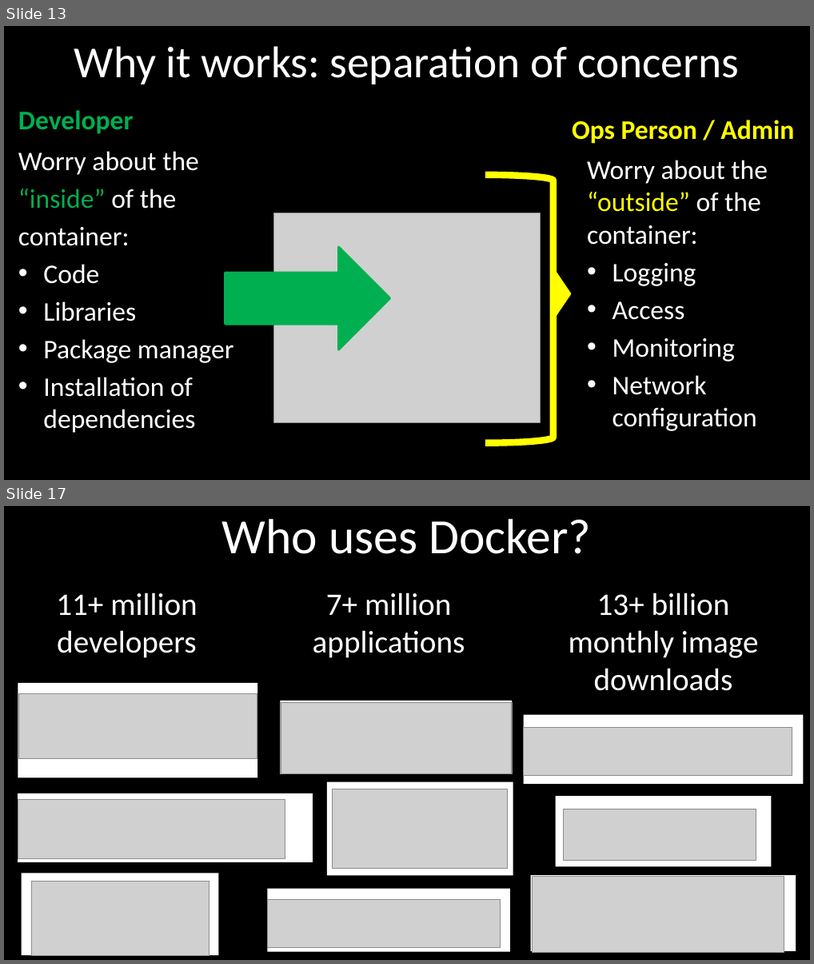
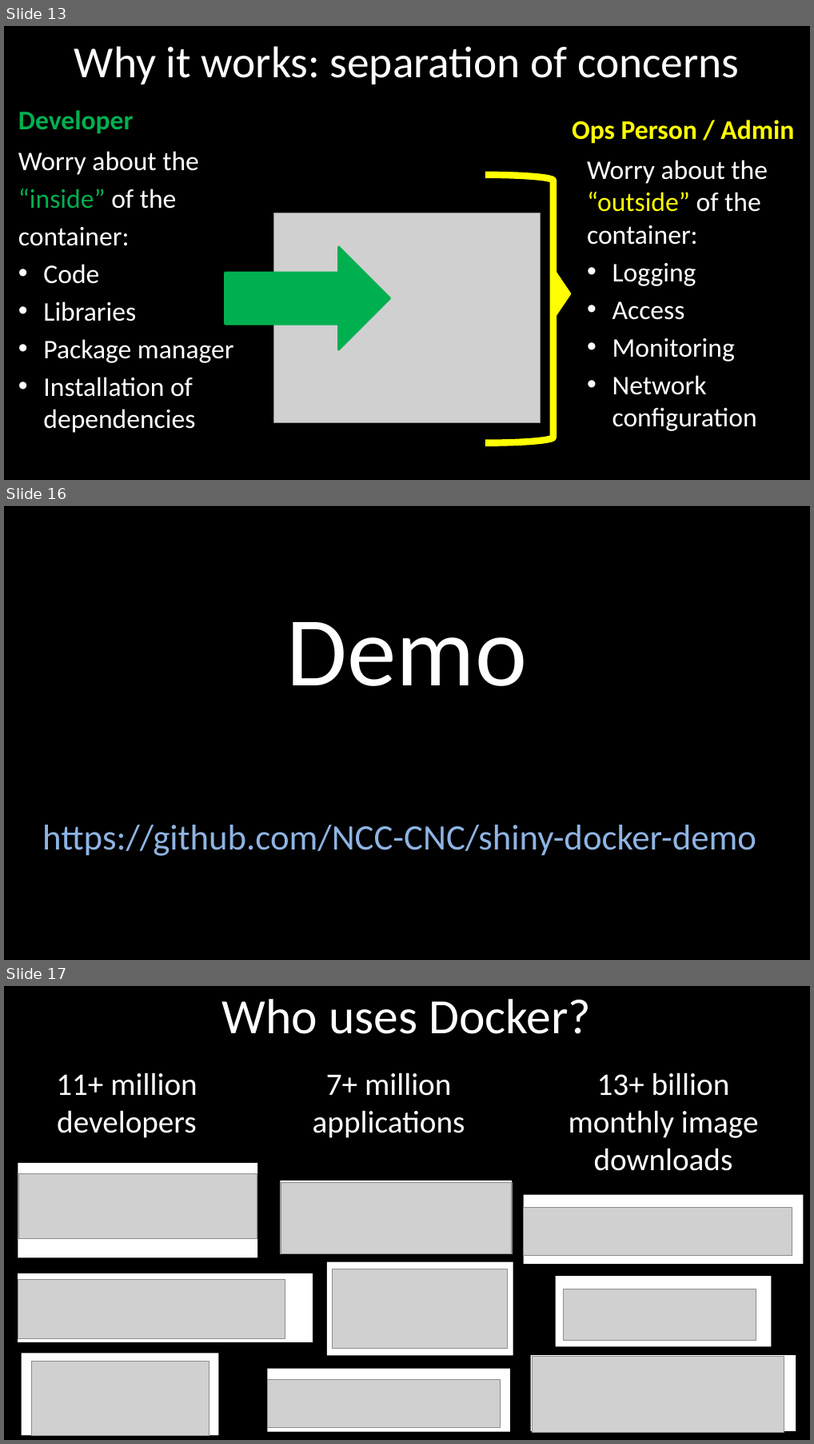
Before and after one commit to jeffreyhanson/abstracts-and-slides, a slide deck: seminars/NCC-docker-14-07-2021/slides.pptx. Shown one above the other, each under a label of ours: slides 13 and 17 before the commit, slides 13, 16 and 17 after it; the slides between them are not shown. The pictures are 814x964 and 814x1444 pixels, drawn with LibreOffice and Linux fonts; fonts in the diff are those of the drawing; grey boxes stand for pictures. Boxes give left, top, right and bottom in pixels: in the first picture for what was removed or moved away, otherwise in the second. Text is boxed around its words. In the diff, an @@ line names an element or a change of style, - is before the commit and + after.

```diff
--- a/seminars/NCC-docker-14-07-2021/slides.pptx
+++ b/seminars/NCC-docker-14-07-2021/slides.pptx
@@ slide 16 added at box(4, 506, 810, 960), background #000000 @@
@@ title added at box(287, 622, 527, 686), 88 pt, text #FFFFFF @@
+Demo
@@ text added at box(42, 824, 757, 856), 32 pt, text #8EB4E3 @@
+https://github.com/NCC-CNC/shiny-docker-demo
```
Also in this commit, not shown: 2 slides changed, 1 slide removed.
